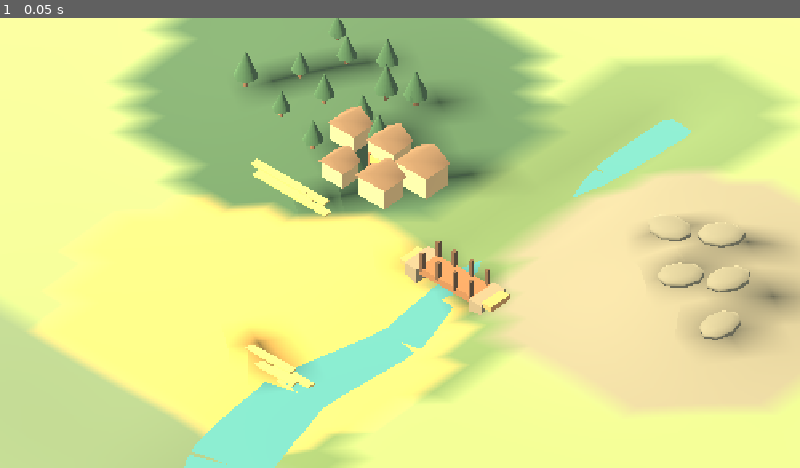
Above: before the commit, frame 1.
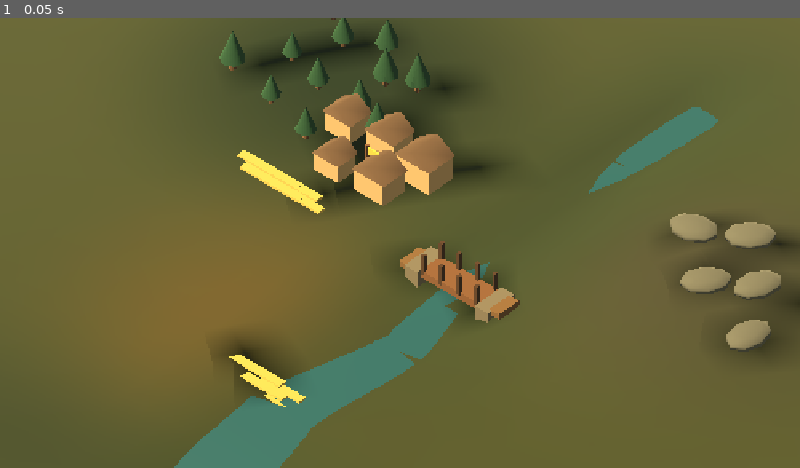
Above: after the commit, the same moment.

Repository: tomat60/pixel-nations
Game: Godot game, scene res://scenes/aurelian/reference_v1/aurelian_reference_v1.tscn
Same seed, same stepped clock (60 frames per second), same inputs: the game is played once before the commit and once after it. This scene is started directly instead of the project's main scene.
Inputs:
- Up to frame 1 (0.05 s): no input

The runs differ from the first frame. In frame 1, 100% of the frame differs, in the area x 0-100%, y 0-100%.

Commit message:
fix(godot): tune Aurelian terrain readability and camera framing

Diff:
--- a/game/scenes/aurelian/reference_v1/aurelian_reference_v1_renderfix.gd
+++ b/game/scenes/aurelian/reference_v1/aurelian_reference_v1_renderfix.gd
@@ -1,9 +1,68 @@
 extends "res://scenes/aurelian/reference_v1/aurelian_reference_v1.gd"
+
+func _build_environment() -> void:
+	var world_environment := WorldEnvironment.new()
+	world_environment.name = "Environment"
+	var environment := Environment.new()
+	environment.background_mode = Environment.BG_COLOR
+	environment.background_color = Color("#68766a")
+	environment.ambient_light_source = Environment.AMBIENT_SOURCE_COLOR
+	environment.ambient_light_color = Color("#c5c0a8")
+	environment.ambient_light_energy = 0.36
+	environment.fog_enabled = true
+	environment.fog_light_color = Color("#87958a")
+	environment.fog_density = 0.0012
+	environment.tonemap_mode = Environment.TONE_MAPPER_FILMIC
+	environment.tonemap_exposure = 1.0
+	world_environment.environment = environment
+	add_child(world_environment)
+
+	var sun := DirectionalLight3D.new()
+	sun.name = "Sun"
+	sun.rotation_degrees = Vector3(-52.0, -32.0, 0.0)
+	sun.light_color = Color("#f3d7a5")
+	sun.light_energy = 0.72
+	sun.shadow_enabled = true
+	add_child(sun)
 
 func _vertex_color_material(roughness: float) -> StandardMaterial3D:
 	var material := super._vertex_color_material(roughness)
 	material.cull_mode = BaseMaterial3D.CULL_DISABLED
+	material.albedo_color = Color("#a5a08c")
 	return material
+
+func _material(color: Color, roughness: float) -> StandardMaterial3D:
+	var adjusted := color
+	if color == COLOR_ROAD:
+		adjusted = Color("#765b3d")
+	elif color == COLOR_WATER:
+		adjusted = Color("#315d66")
+	var material := super._material(adjusted, roughness)
+	return material
+
+func _terrain_color(point: Vector2) -> Color:
+	var color := Color("#667250")
+	var forest_weight := _radial_weight(point, LANDMARKS["ForestWorkEdge"], 245.0)
+	var ridge_weight := _radial_weight(point, LANDMARKS["NorthRidge"], 230.0)
+	var field_weight := _radial_weight(point, LANDMARKS["FieldsPlains"], 245.0)
+	var marsh_weight := _radial_weight(point, LANDMARKS["SouthMarsh"], 285.0)
+	var river_distance := _distance_to_polyline(point, RIVER_POINTS)
+	var river_weight := _smooth01(1.0 - river_distance / 150.0)
+	var south_weight := _smooth01((point.y - 560.0) / 250.0)
+
+	color = color.lerp(Color("#304735"), forest_weight * 0.88)
+	color = color.lerp(Color("#67675f"), ridge_weight * 0.84)
+	color = color.lerp(Color("#927b49"), field_weight * 0.72)
+	color = color.lerp(Color("#485b49"), marsh_weight * south_weight * 0.78)
+	color = color.lerp(Color("#4e674d"), river_weight * 0.55)
+	return color
+
+func _radial_weight(point: Vector2, center: Vector2, radius: float) -> float:
+	return _smooth01(1.0 - point.distance_to(center) / radius)
+
+func _smooth01(value: float) -> float:
+	var t := clampf(value, 0.0, 1.0)
+	return t * t * (3.0 - 2.0 * t)
 
 func _build_water() -> void:
 	var river := MeshInstance3D.new()
@@ -12,8 +71,23 @@
 	outflow_points.append(Vector2(620, 980))
 	outflow_points.append(Vector2(650, 1080))
 	outflow_points.append(Vector2(690, 1200))
-	river.mesh = _ribbon_mesh(_resample_polyline(outflow_points, 7), 0.80, 4.20, -0.075)
-	var water_material := _material(COLOR_WATER, 0.32)
+	river.mesh = _ribbon_mesh(_resample_polyline(outflow_points, 7), 0.72, 3.50, -0.075)
+	var water_material := _material(Color("#315d66"), 0.38)
 	water_material.cull_mode = BaseMaterial3D.CULL_DISABLED
 	river.material_override = water_material
 	add_child(river)
+
+func _build_cameras() -> void:
+	var sizes := {"village": 8.8, "map": 14.2, "world": 18.2}
+	for preset in CAMERA_CONTRACT.keys():
+		var definition: Dictionary = CAMERA_CONTRACT[preset]
+		var camera := Camera3D.new()
+		camera.name = "Camera_%s" % String(preset).capitalize()
+		camera.projection = Camera3D.PROJECTION_ORTHOGONAL
+		camera.size = float(sizes[preset])
+		var focus_point: Vector2 = definition["center"]
+		var focus := topology_to_world(focus_point, terrain_height_at(focus_point) * 0.35)
+		camera.position = focus + Vector3(8.3, 10.2, 9.1)
+		add_child(camera)
+		camera.look_at(focus, Vector3.UP)
+		cameras[preset] = camera
